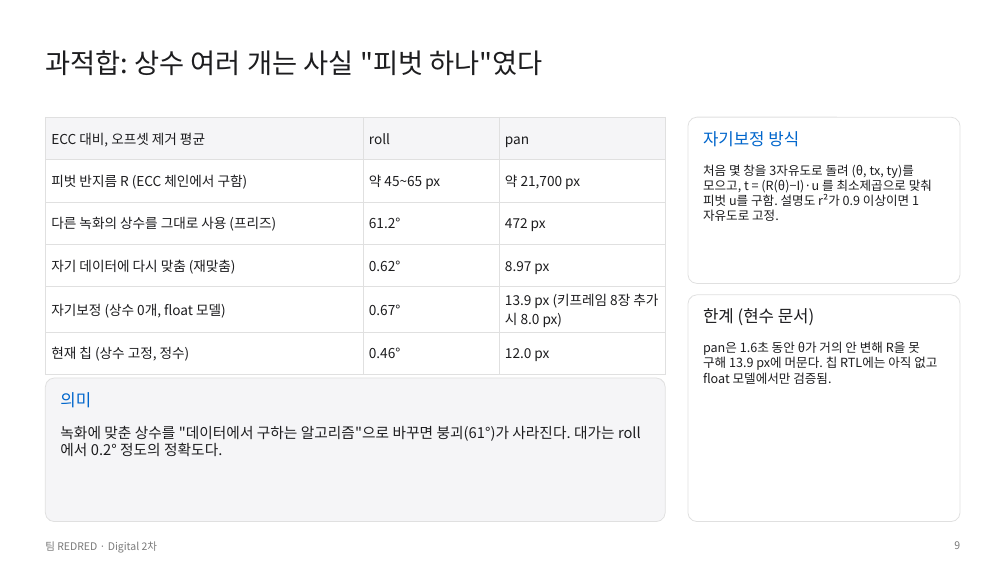
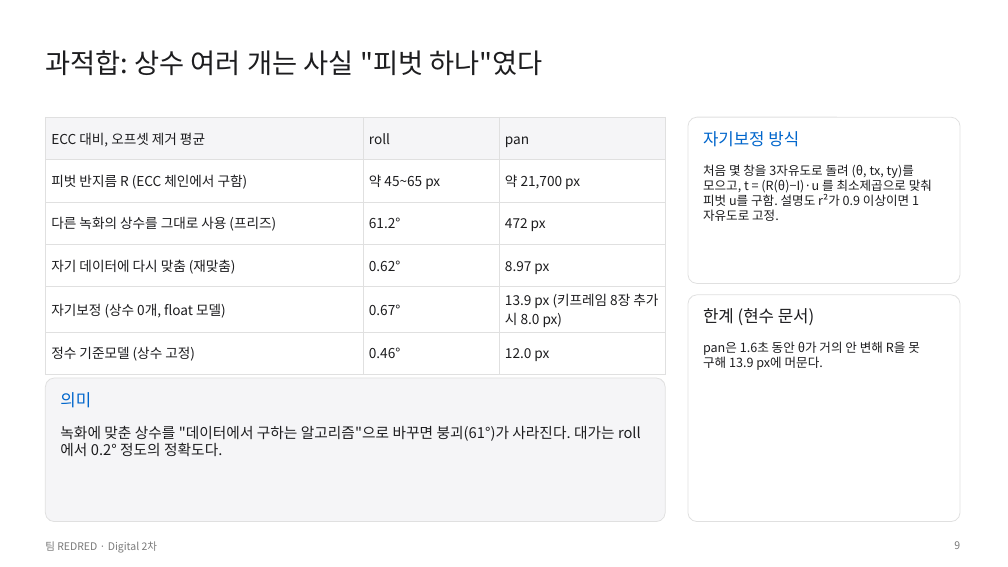
Before and after one commit to GangHeeJo/AI-SEMI, a slide deck: slide 9 of submission/REDRED_2차_발표자료_칩S.pptx. Drawn at 1008x567 pixels with LibreOffice and Linux fonts; fonts in the diff are those of the drawing. Boxes give left, top, right and bottom in pixels: in the first picture for what was removed or moved away, otherwise in the second. Text is boxed around its words. In the diff, an @@ line names an element or a change of style, - is before the commit and + after.

```diff
--- a/submission/REDRED_2차_발표자료_칩S.pptx
+++ b/submission/REDRED_2차_발표자료_칩S.pptx
@@ table at box(45, 117, 665, 365) @@
-row 6, column 1: 현재 칩 (상수 고정, 정수)
+row 6, column 1: 정수 기준모델 (상수 고정)
@@ text at box(703, 341, 920, 370): text changed @@
-pan은 1.6초 동안 θ가 거의 안 변해 R을 못 구해 13.9 px에 머문다. 칩 RTL에는 아직 없고 float 모델에서만 검증됨.
+pan은 1.6초 동안 θ가 거의 안 변해 R을 못 구해 13.9 px에 머문다.
```
Also in this commit, not shown: 3 other slides changed, 3 other files.
